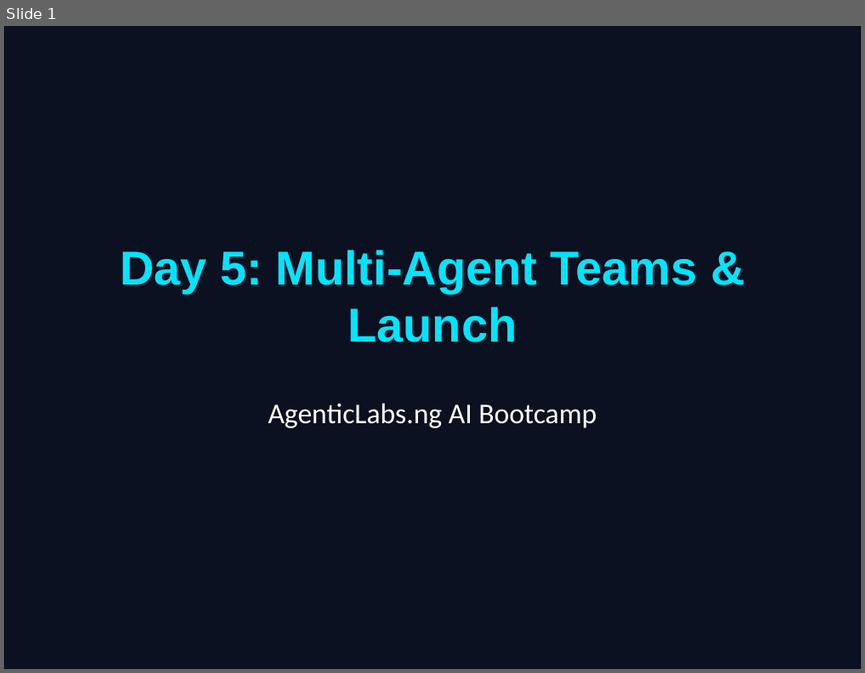
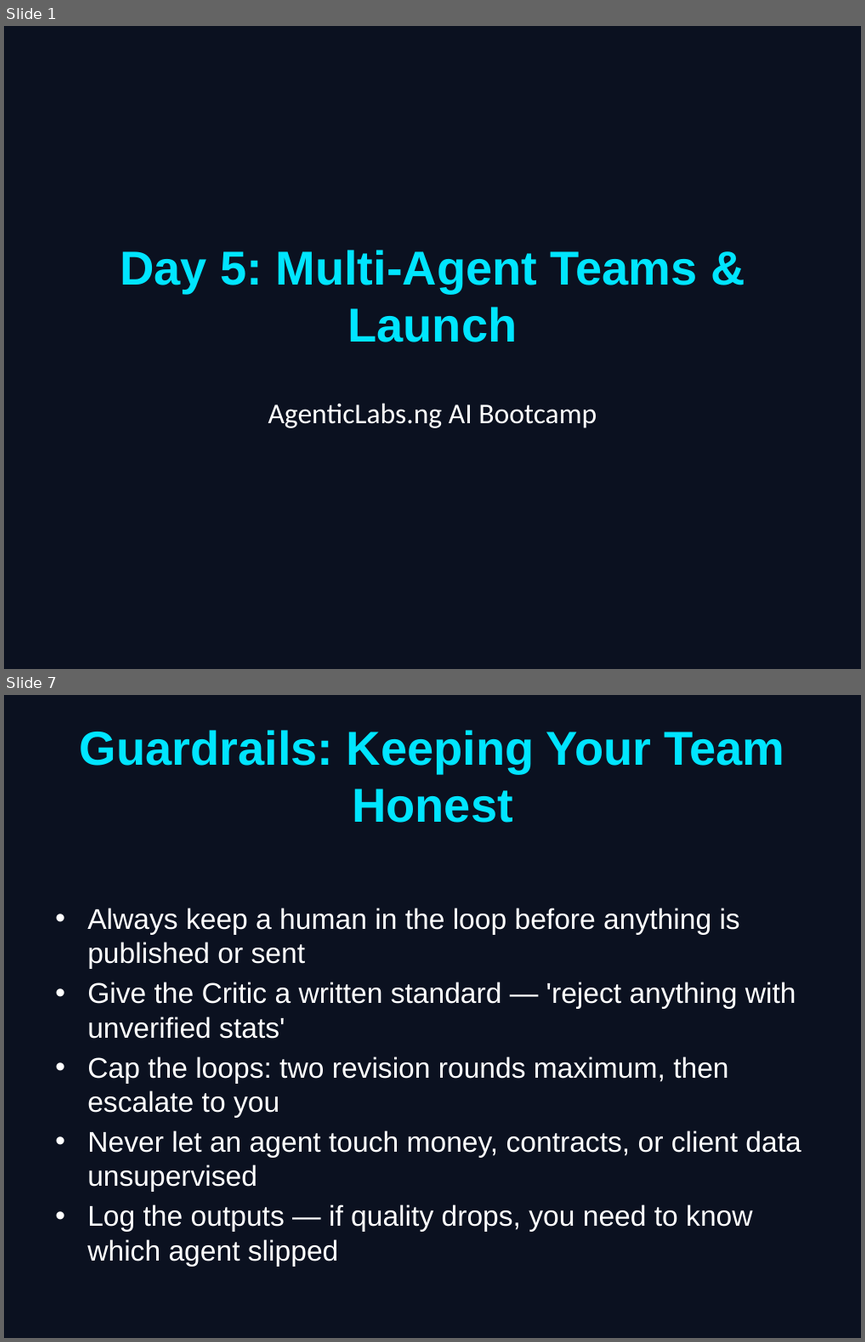
Before and after one commit to INTeniola/agentic-courses, a slide deck: ai-beginner-bootcamp-outline/day_5/Day_5_Slides.pptx. Shown one above the other, each under a label of ours: slide 1 before the commit, slides 1 and 7 after it; the slides between them are not shown. The pictures are 865x673 and 865x1342 pixels, drawn with LibreOffice and Linux fonts; fonts in the diff are those of the drawing. Boxes give left, top, right and bottom in pixels: in the first picture for what was removed or moved away, otherwise in the second. Text is boxed around its words. In the diff, an @@ line names an element or a change of style, - is before the commit and + after.

```diff
--- a/ai-beginner-bootcamp-outline/day_5/Day_5_Slides.pptx
+++ b/ai-beginner-bootcamp-outline/day_5/Day_5_Slides.pptx
@@ slide 7 added at [4, 695, 861, 1338], background #0B1120 @@
@@ title added at [80, 730, 785, 823], 40 pt, text #00E5FF, bold @@
+Guardrails: Keeping Your Team Honest
@@ text added at [87, 907, 800, 1266], 24 pt, text #FFFFFF @@
+• Always keep a human in the loop before anything is published or sent
+• Give the Critic a written standard — 'reject anything with unverified stats'
+• Cap the loops: two revision rounds maximum, then escalate to you
+• Never let an agent touch money, contracts, or client data unsupervised
+• Log the outputs — if quality drops, you need to know which agent slipped
```
Also in this commit, not shown: 6 slides changed, 1 other slide added, 2 slides removed, 35 other files.
